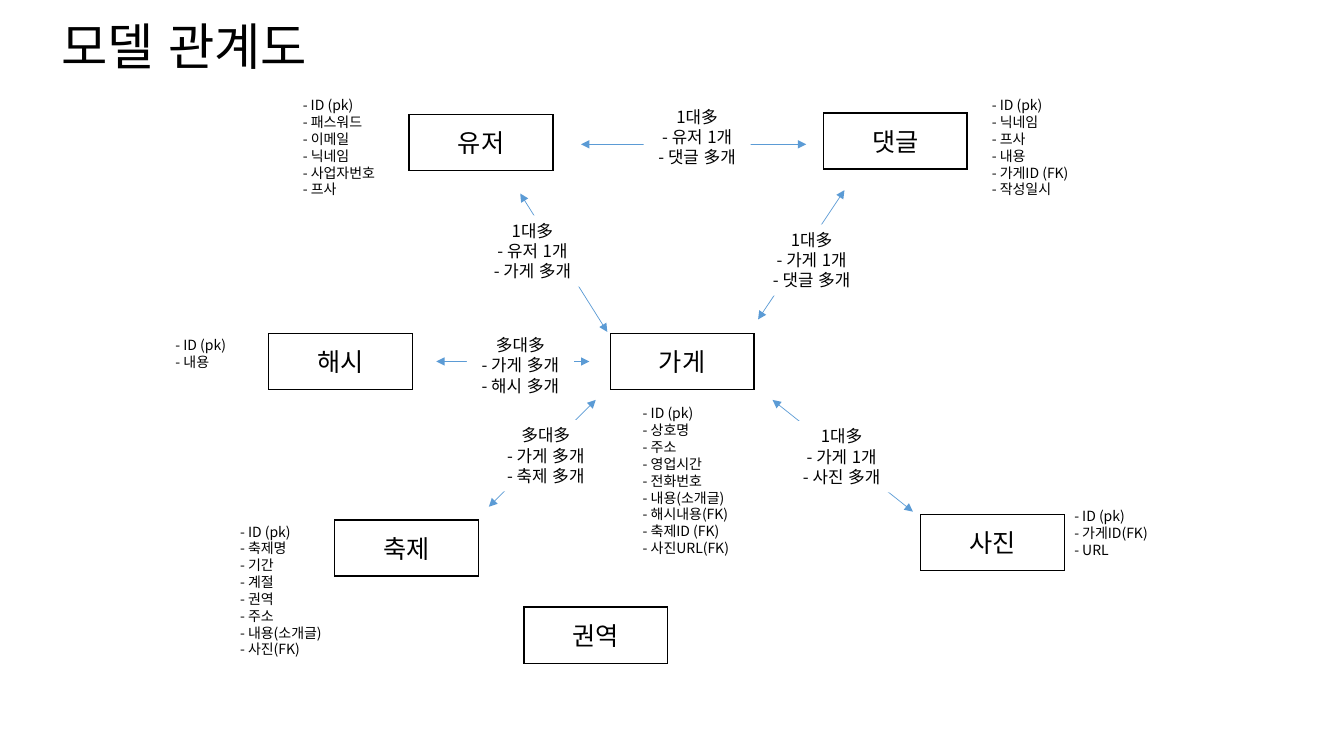
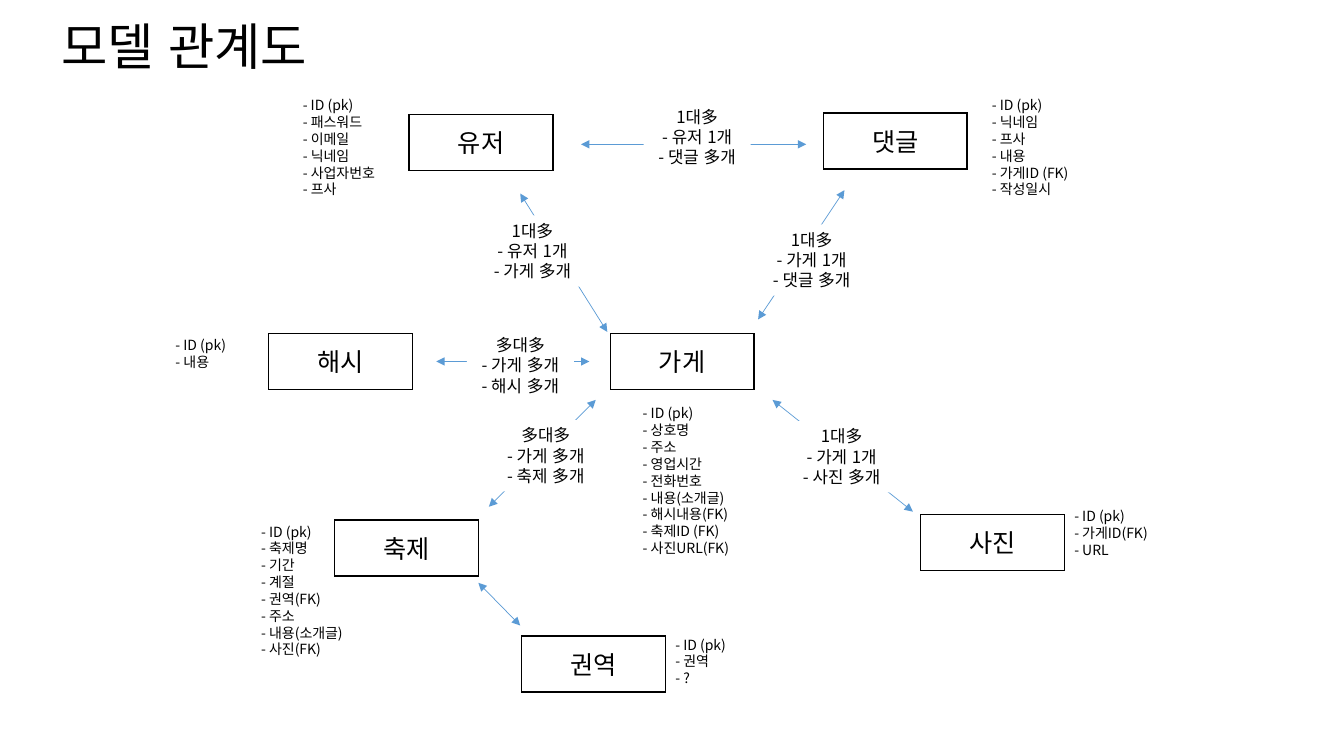
Before and after one commit to Shrimp-Square/Season_dinning-Project, a slide deck: slide 1 of Document/모델관계도&페이지구성.pptx. Drawn at 1344x756 pixels with LibreOffice and Linux fonts; fonts in the diff are those of the drawing. Boxes give left, top, right and bottom in pixels: in the first picture for what was removed or moved away, otherwise in the second. Text is boxed around its words. In the diff, an @@ line names an element or a change of style, - is before the commit and + after.

Commit message:
25. 2. 24 1. 수정 사항      - 모델관계도 권역 필드 추가

```diff
--- a/Document/모델관계도&페이지구성.pptx
+++ b/Document/모델관계도&페이지구성.pptx
@@ text "- ID (pk)": place and size @@
-text "- ID (pk)" at [248,525,322,657]
+text "- ID (pk)" at [269,525,343,657]
@@ text at [269,592,321,607]: text changed @@
-- 권역
+- 권역(FK)
@@ double arrow added from (479, 583) to (520, 626), #5B9BD5 0.5 pt @@
@@ rectangle "권역": place and size @@
-rectangle "권역" at [524,607,668,663]
+rectangle "권역" at [522,636,666,693]
@@ text added at [683,638,726,667], 10 pt, text #000000 @@
+- ID (pk)
+- 권역
+- ?
```
